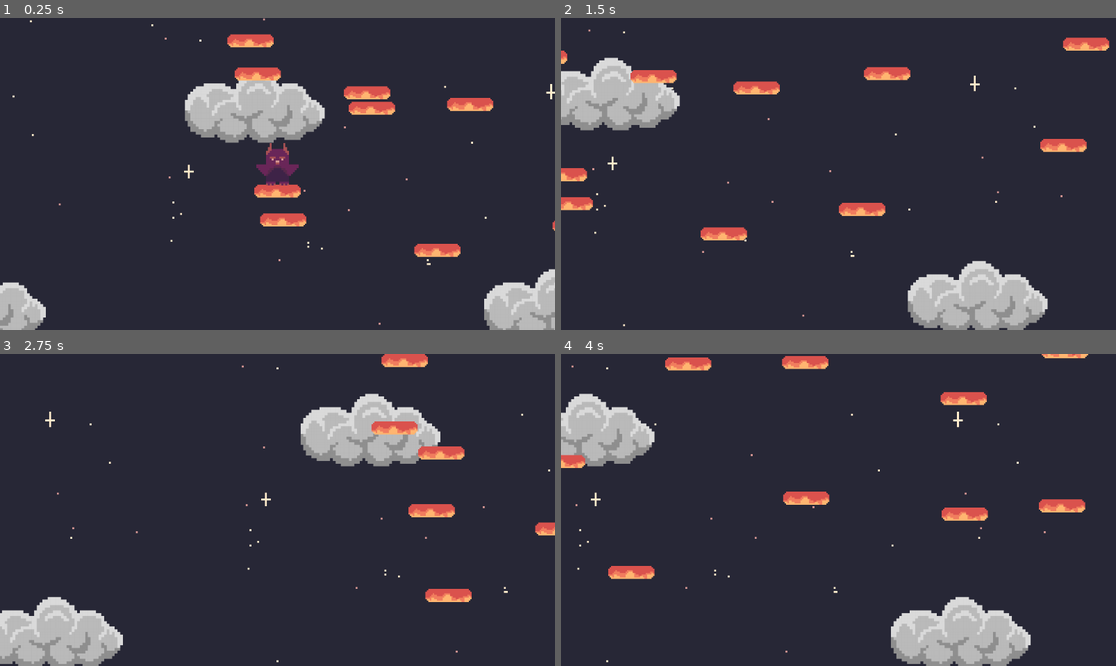
Above: before the commit, frames 1-4 (two rows, left to right).
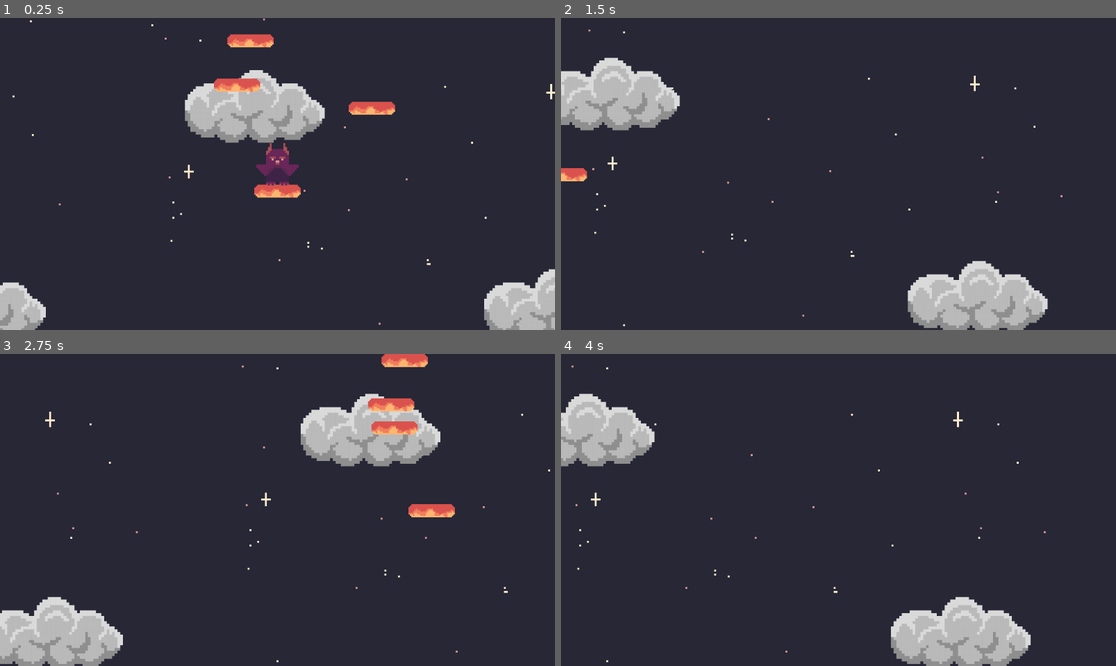
Above: after the commit, the same moments.

Repository: a-dughi/Custom-Office-Templates
Game: Godot game, scene res://Scenes/game.tscn
The game is run twice, just before and just after one commit, with the same random seed, the same clock (stepped at 60 frames per second) and the same inputs.
Inputs:
- Up to frame 1 (0.25 s): no input
- Up to frame 2 (1.5 s): tap Enter (ui_accept) at 0.5, 0.77 s; hold Right (ui_right) from 0.53 s (still down)
- Up to frame 3 (2.75 s): tap Enter (ui_accept) at 1.52 s; release Right (ui_right) at 2.03 s; hold Left (ui_left) from 2.03 s (still down)
- Up to frame 4 (4 s): release Left (ui_left) at 2.78 s; hold Right (ui_right) from 2.78 s (still down); tap Enter (ui_accept) at 3.02, 3.77 s

The runs differ from the first frame. In frame 1, 2.0% of the frame differs, in the area x 38-100%, y 15-77%; in frame 2, 2.7%; in frame 3, 1.2%; in frame 4, 2.7%, in the area x 0-95%, y 0-73%.

Commit message:
Update game.gd

Diff:
--- a/Scenes/game.gd
+++ b/Scenes/game.gd
@@ -5,7 +5,7 @@
 var xPos = []
 var yPos = []
 var numLevels = 1
-#figure out how to bypass the first thing, figure out array access issue
+
 # Called when the node enters the scene tree for the first time.
 
 func _ready():
@@ -16,8 +16,6 @@
 
 			var new_block = block.instantiate()
 
-			new_block.global_position.x = xPos[i] #randf_range(-100, 100)
-			new_block.global_position.y = yPos[i] #randf_range(-100, 100)
 
 			self.add_child(new_block)
 
